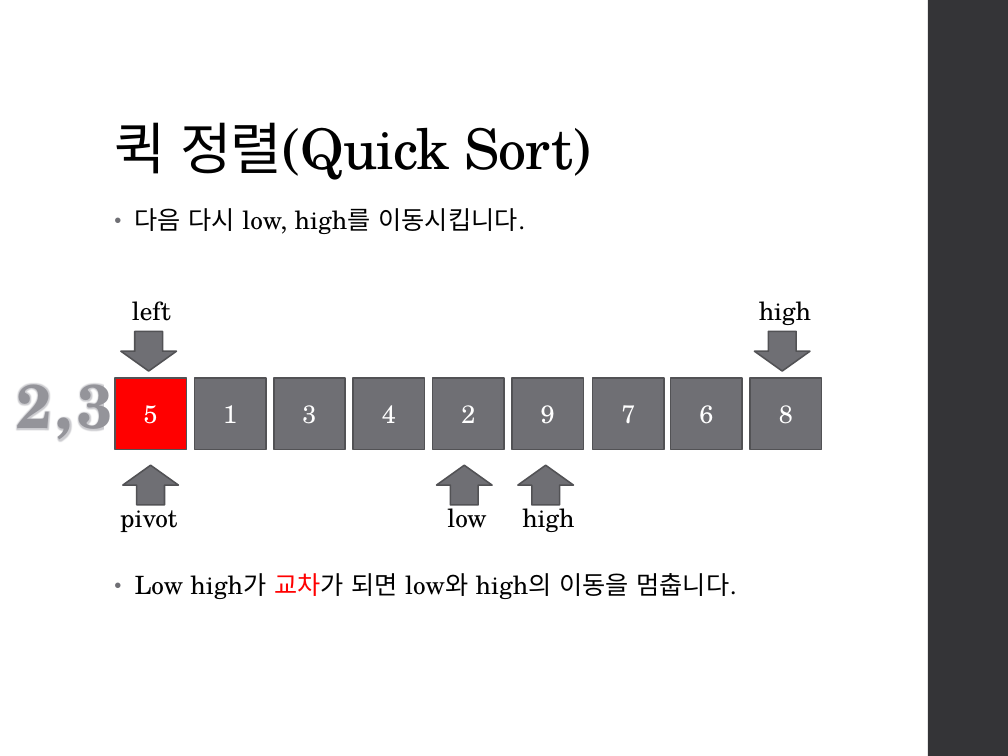
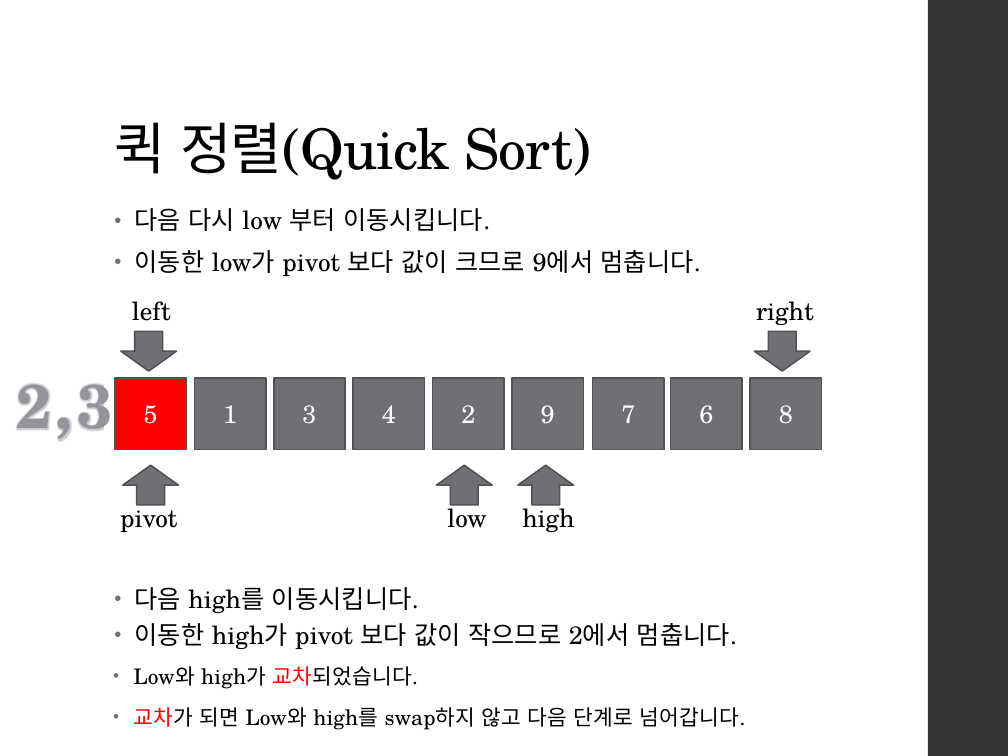
Before and after one commit to Kaigon0919/StudyDataStruct, a slide deck: slide 25 of Bubble,QuickSort/Bubble Sort, Quick Sort.pptx. Drawn at 1008x756 pixels with LibreOffice and Linux fonts; fonts in the diff are those of the drawing. Boxes give left, top, right and bottom in pixels: in the first picture for what was removed or moved away, otherwise in the second. Text is boxed around its words. In the diff, an @@ line names an element or a change of style, - is before the commit and + after.

Commit message:
ppt fix

```diff
--- a/Bubble,QuickSort/Bubble Sort, Quick Sort.pptx
+++ b/Bubble,QuickSort/Bubble Sort, Quick Sort.pptx
@@ text at <box>135,208,490,231</box>: text changed @@
-• 다음 다시 low, high를 이동시킵니다.
+• 다음 다시 low 부터 이동시킵니다.
@@ text added at <box>135,250,701,276</box>, 18 pt, text #000000 @@
+• 이동한 low가 pivot 보다 값이 크므로 9에서 멈춥니다.
@@ text at <box>756,301,814,325</box>: text changed @@
-high
+right
@@ text added at <box>135,587,419,613</box>, 18 pt, text #000000 @@
+• 다음 high를 이동시킵니다.
@@ text at <box>135,623,737,649</box>: text changed @@
-• Low high가 교차가 되면 low와 high의 이동을 멈춥니다.
+• 이동한 high가 pivot 보다 값이 작으므로 2에서 멈춥니다.
@@ text added at <box>133,666,746,730</box>, 15.3 pt, text #000000 @@
+• Low와 high가 교차되었습니다.
+• 교차가 되면 Low와 high를 swap하지 않고 다음 단계로 넘어갑니다.
```
Also in this commit, not shown: 8 other slides changed, 1 slide added, 1 slide removed.
